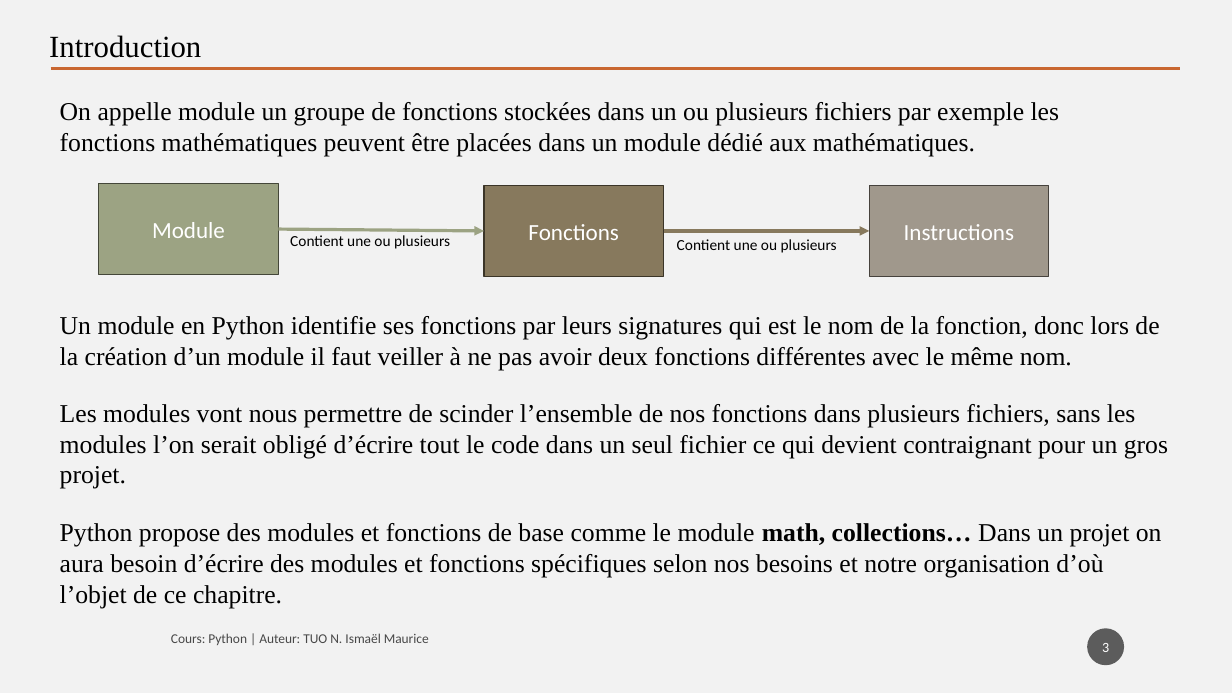
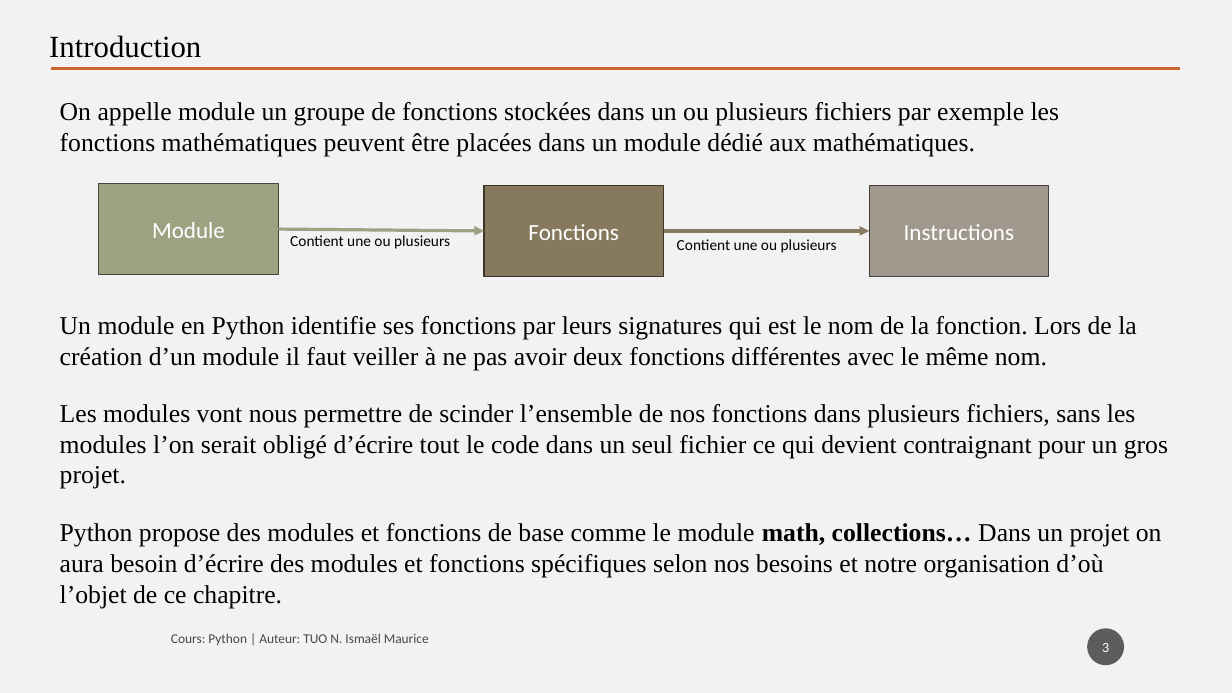
Before and after one commit to tisma95/cours-python, a slide deck: slide 3 of source/Chapitre 6 - Les modules.pptx. Drawn at 1232x693 pixels with LibreOffice and Linux fonts; fonts in the diff are those of the drawing. Boxes give left, top, right and bottom in pixels: in the first picture for what was removed or moved away, otherwise in the second. Text is boxed around its words. In the diff, an @@ line names an element or a change of style, - is before the commit and + after.

```diff
--- a/source/Chapitre 6 - Les modules.pptx
+++ b/source/Chapitre 6 - Les modules.pptx
@@ text at <box>60,316,1137,370</box>: text changed @@
-Un module en Python identifie ses fonctions par leurs signatures qui est le nom de la fonction, donc lors de la création d’un module il faut veiller à ne pas avoir deux fonctions différentes avec le même nom.
+Un module en Python identifie ses fonctions par leurs signatures qui est le nom de la fonction. Lors de la création d’un module il faut veiller à ne pas avoir deux fonctions différentes avec le même nom.
```
Also in this commit, not shown: 5 other slides changed, 1 other file.
